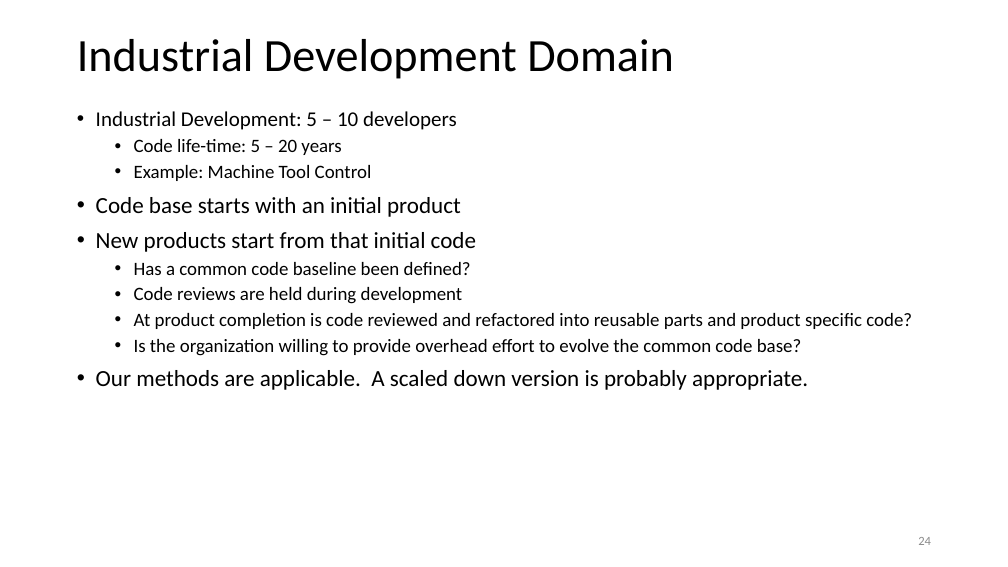
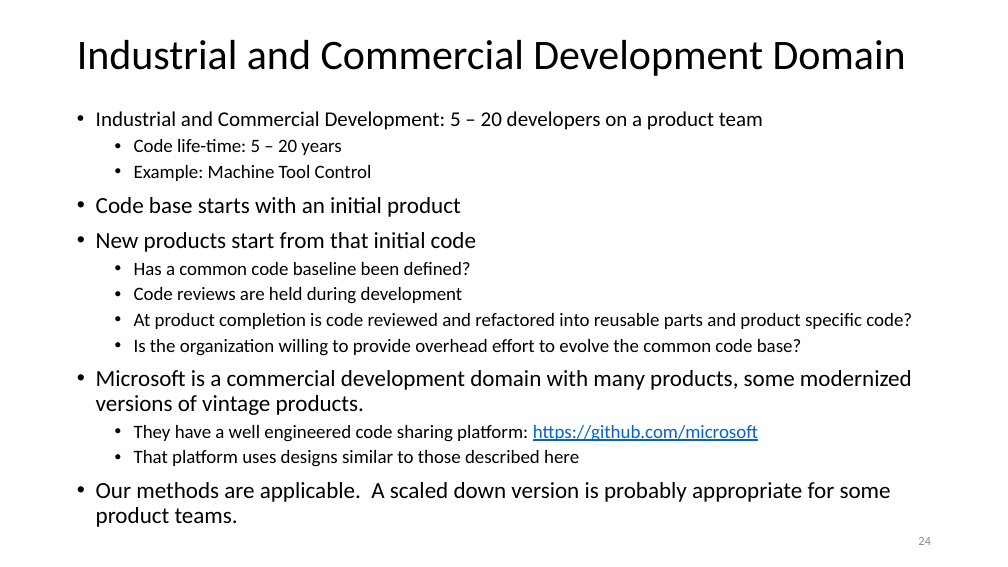
Before and after one commit to JimFawcett/JimFawcett.github.io, a slide deck: slide 24 of Resources/PublishingSourceCode.pptx. Drawn at 1008x567 pixels with LibreOffice and Linux fonts; fonts in the diff are those of the drawing. Boxes give left, top, right and bottom in pixels: in the first picture for what was removed or moved away, otherwise in the second. Text is boxed around its words. In the diff, an @@ line names an element or a change of style, - is before the commit and + after.

Commit message:
fixed text error in Hier, modified slides in PublishingSourceCode

```diff
--- a/Resources/PublishingSourceCode.pptx
+++ b/Resources/PublishingSourceCode.pptx
@@ title at [77, 40, 906, 76]: text changed; size 44 to 40 pt @@
-Industrial Development Domain
+Industrial and Commercial Development Domain
@@ text at [96, 111, 763, 130]: text changed @@
-• Industrial Development: 5 – 10 developers
+• Industrial and Commercial Development: 5 – 20 developers on a product team
@@ text at [96, 370, 912, 527]: text changed @@
-• Our methods are applicable. A scaled down version is probably appropriate.
+• Microsoft is a commercial development domain with many products, some modernized versions of vintage products.
+  • They have a well engineered code sharing platform: https://github.com/microsoft
+  • That platform uses designs similar to those described here
+• Our methods are applicable. A scaled down version is probably appropriate for some product teams.
```
Also in this commit, not shown: 3 other slides changed, 4 other files.
